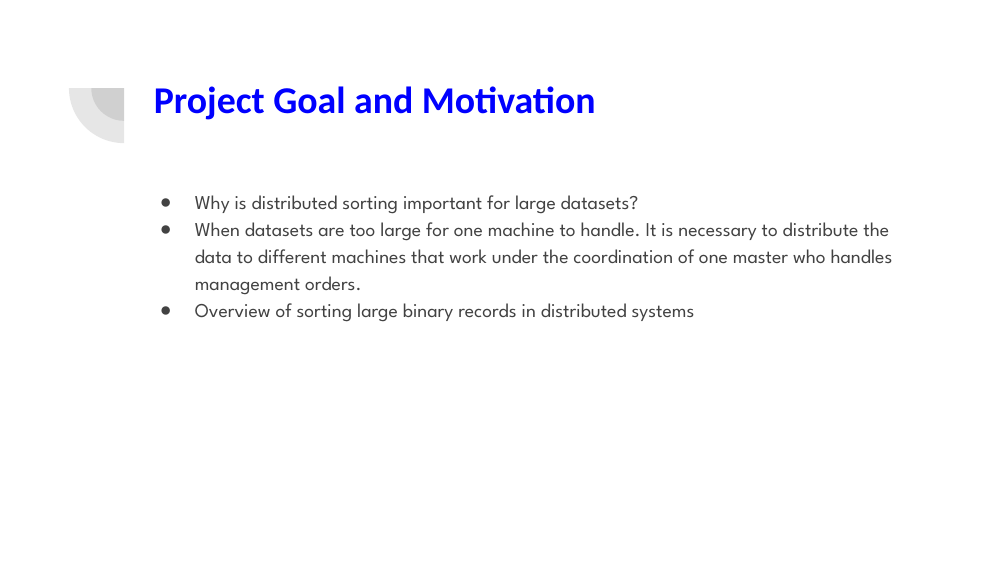
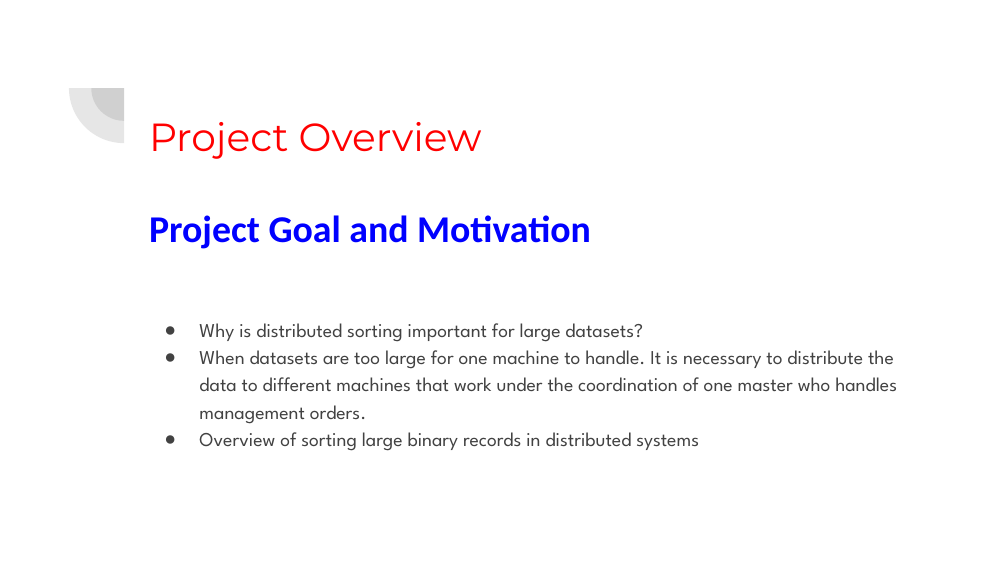
Before and after one commit to mmsellam/332project, a slide deck: slide 2 of Mid-time project presentation.pptx. Drawn at 1008x567 pixels with LibreOffice and Linux fonts; fonts in the diff are those of the drawing. Boxes give left, top, right and bottom in pixels: in the first picture for what was removed or moved away, otherwise in the second. Text is boxed around its words. In the diff, an @@ line names an element or a change of style, - is before the commit and + after.

```diff
--- a/Mid-time project presentation.pptx
+++ b/Mid-time project presentation.pptx
@@ text added at <box>149,122,482,159</box>, 28 pt, text #FF0000 @@
+Project Overview
@@ title "Project Goal and Motivation": place and size @@
-title "Project Goal and Motivation" at <box>154,86,596,120</box>
+title "Project Goal and Motivation" at <box>149,215,591,249</box>
@@ text "Why is distributed sorting important ...": place and size @@
-text "Why is distributed sorting important ..." at <box>195,195,893,322</box>
+text "Why is distributed sorting important ..." at <box>199,323,897,451</box>
```
Also in this commit, not shown: 7 other slides changed, 1 slide removed, 2 other files.
